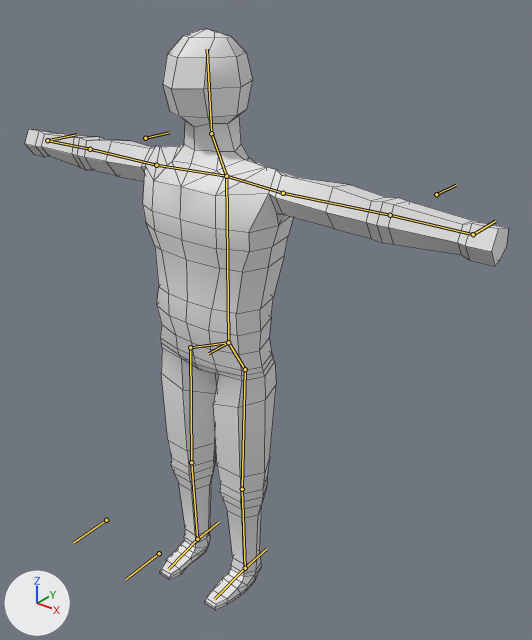
An edit to the Blender file Assets/FileDump/Blender/human_01.blend, drawn before and after from the same camera.
Camera for both pictures: a 50 mm lens placed at (1.53, -1.62, 2.12), pointed at (0.13, 0.13, 1.04). The axes (+X, +Y, +Z) are drawn at lower left. The lights are the same throughout. The bones that bend it are drawn over the model as lines. Mesh edges are drawn as thin lines.

The first picture shows 'Man'.
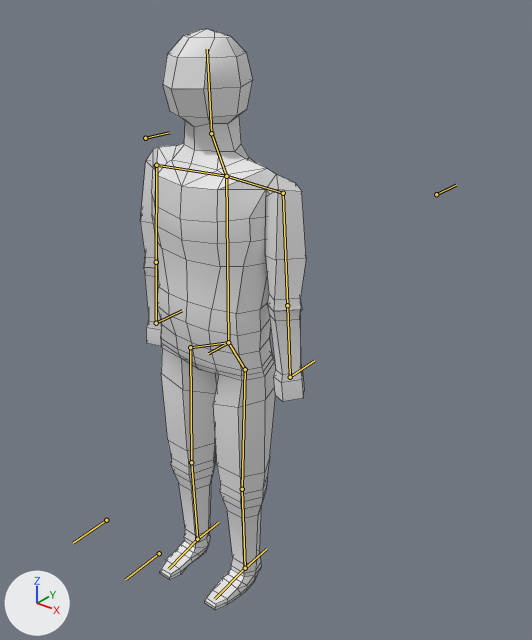
The newer file adds an action. The first version stands in its rest pose; the second is drawn at frame 0 of the action 'Idle'.

Diff of the bpy script that builds the scene:
```diff
--- a/Assets/FileDump/Blender/human_01.blend.py
+++ b/Assets/FileDump/Blender/human_01.blend.py
@@ bone_forearm_ik_l @@
 bone_forearm_ik_l = bpy.data.objects['Armature'].pose.bones['Forearm_IK.l']
-bone_forearm_ik_l.location = (0.0, 0.0, 0.0)
+bone_forearm_ik_l.location = (0.638, -0.019, -0.478)
@@ bone_forearm_ik_r @@
 bone_forearm_ik_r = bpy.data.objects['Armature'].pose.bones['Forearm_IK.r']
-bone_forearm_ik_r.location = (0.0, 0.0, 0.0)
+bone_forearm_ik_r.location = (-0.638, -0.013, -0.481)
```

Where the change shows, as pixel boxes (x1, y1, x2, y2) in the pictures (532 x 640 px):
'Man', posed (66% narrower): before (25, 29, 509, 610); after (140, 29, 306, 610)
bone 'Forearm_IK.l', root to tip: before (473, 234) to (495, 221); after (290, 377) to (314, 360)
bone 'Forearm_IK.r', root to tip: before (47, 140) to (77, 134); after (156, 323) to (182, 310)
